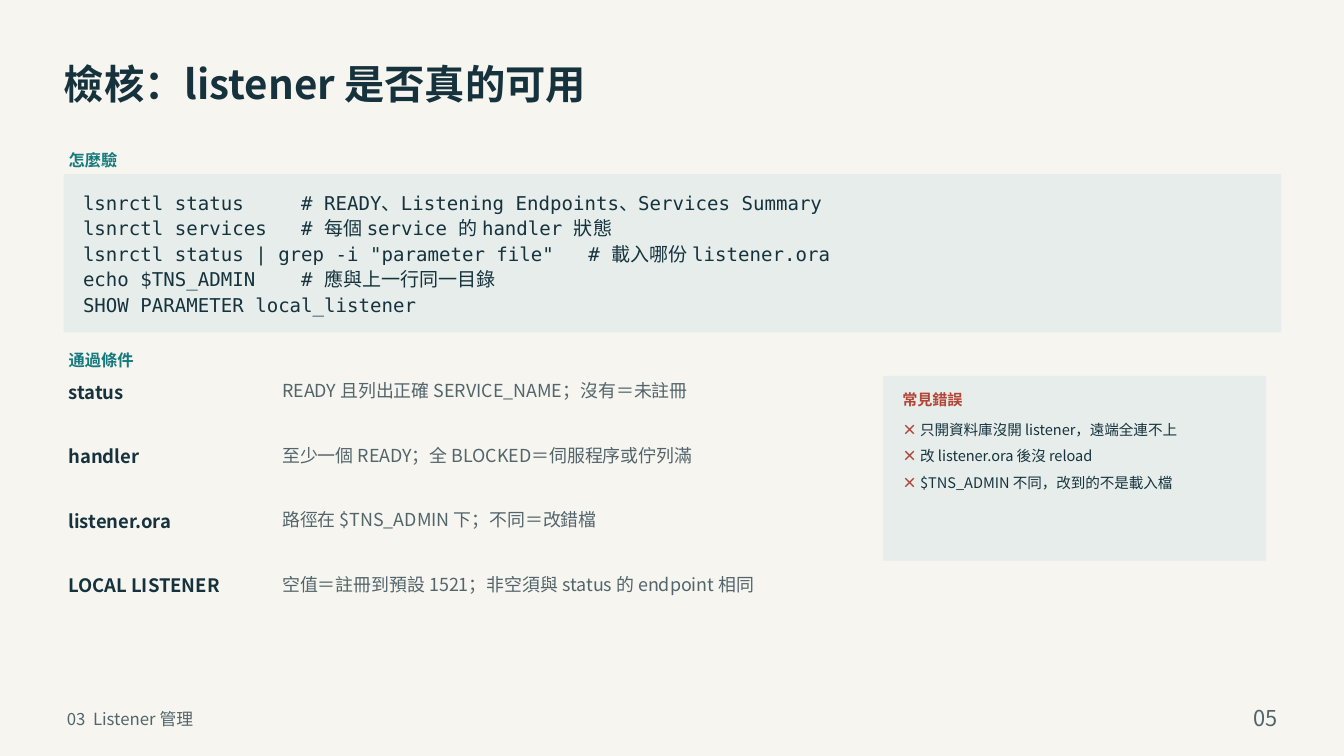
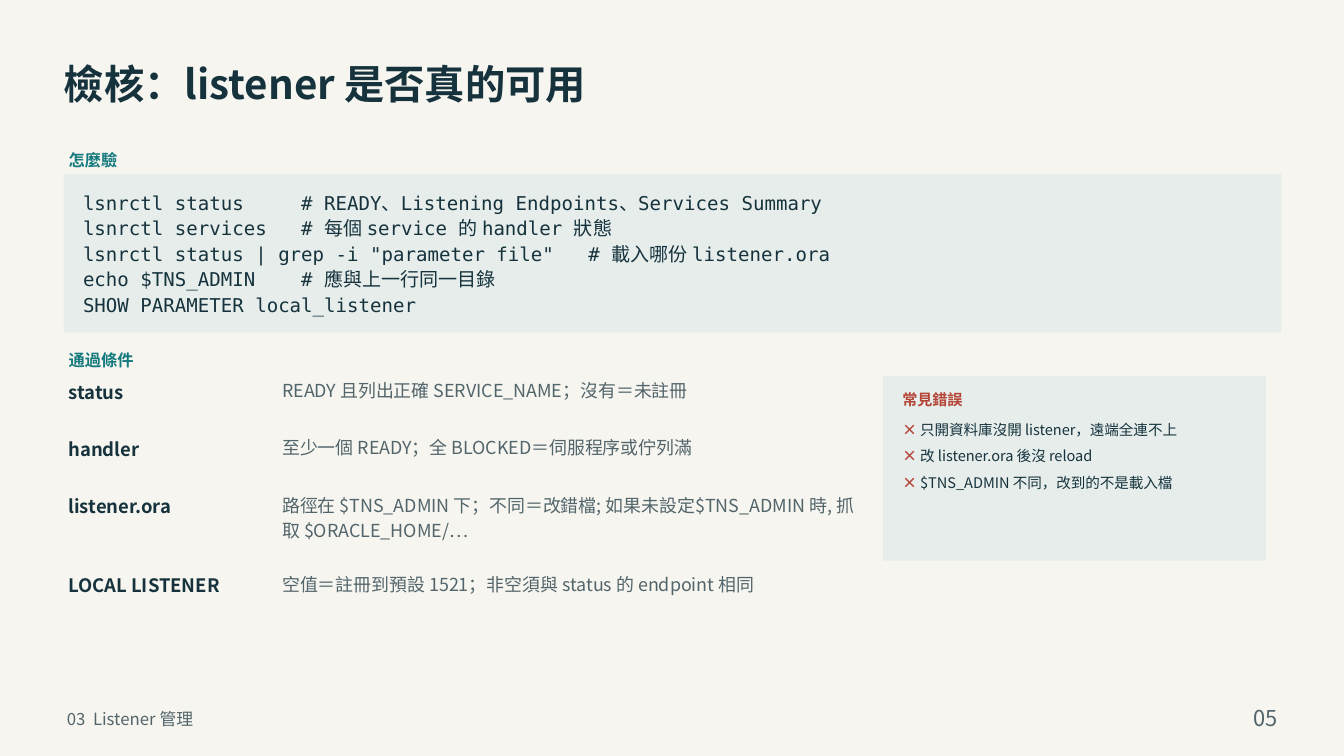
Before and after one commit to YouAreTheBlueSky/Oracle-DBA-Training-Docs, a slide deck: slide 5 of deliver_beginner/03_Oracle_DBA_Net_Services.pptx. Drawn at 1344x756 pixels with LibreOffice and Linux fonts; fonts in the diff are those of the drawing. Boxes give left, top, right and bottom in pixels: in the first picture for what was removed or moved away, otherwise in the second. Text is boxed around its words. In the diff, an @@ line names an element or a change of style, - is before the commit and + after.

Commit message:
第 3 章：併入使用者手改（listener 備忘、TNS_ADMIN 條件、DRCP 停用段落）
p4 備忘補上動態／靜態註冊說明 962 字；p4 程式碼註解補充非 LISTENER 名稱的用法；p5 通過條件補充未設定 TNS_ADMIN 時的行為；p10 新增註解與停用 DRCP 段落、移除紅色警示列。

修正：使用者新增的「停用 DRCP」誤用 START_POOL，已改為 STOP_POOL。體例上限由 50 放寬至 64（允許兩行條件），硬性上限仍由 build 的 condensed 警告把關。

```diff
--- a/deliver_beginner/03_Oracle_DBA_Net_Services.pptx
+++ b/deliver_beginner/03_Oracle_DBA_Net_Services.pptx
@@ text "handler": place and size @@
-text "handler" at (69, 448, 140, 463)
+text "handler" at (69, 441, 140, 456)
@@ text "至少一個 READY；全 BLOCKED＝伺服程序或佇列滿": place and size @@
-text "至少一個 READY；全 BLOCKED＝伺服程序或佇列滿" at (282, 447, 693, 465)
+text "至少一個 READY；全 BLOCKED＝伺服程序或佇列滿" at (282, 439, 693, 457)
@@ text "listener.ora": place and size @@
-text "listener.ora" at (69, 513, 172, 529)
+text "listener.ora" at (69, 498, 172, 514)
@@ text at (282, 497, 854, 540): text changed @@
-路徑在 $TNS_ADMIN 下；不同＝改錯檔
+路徑在 $TNS_ADMIN 下；不同＝改錯檔; 如果未設定$TNS_ADMIN 時, 抓取 $ORACLE_HOME/…
```
Also in this commit, not shown: 2 other slides changed, 3 other files.
